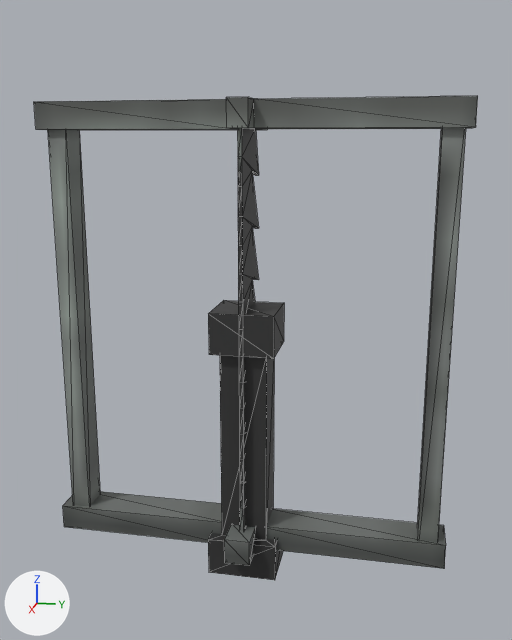
The OBJ model src/main/resources/assets/projectsteam_crafting/objmodels/woodmill.obj: old version first, new version second.
Camera for both pictures: a 50 mm camera at (1.353, 0.288, 0.356) aimed at (-0.014, 0.014, 0.014). Every picture has the same lights, and +X, +Y and +Z are marked at lower left. Mesh edges are drawn as thin lines. Where no turn or scale is listed for an object, it has been applied to the vertices.

The first picture shows 'arm', 'saw'.
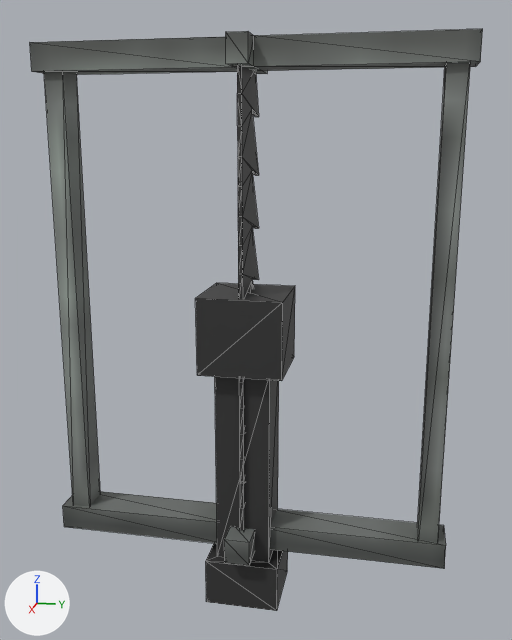
Location of each change, [x1, y1, x2, y2] in pixels of the pictures (512 x 640 px):
'saw', reshaped (14% taller)
    before: [34, 96, 478, 569]
    after: [30, 29, 483, 569]
'arm', reshaped (31% wider, 17% taller)
    before: [208, 300, 284, 580]
    after: [195, 283, 295, 611]
part 2 of me_saw, built on
    before: [34, 96, 478, 479]
    after: [30, 29, 483, 479]
part 3 of me_saw, surface changed
    both: [237, 128, 253, 531]

The change, as a list of edits to the scene's bpy script:
```text
Change me_arm:
    used by ob_arm; location = (0.0, 0.0, 0.0)
    remove me_arm.from_pydata(...)  # 24 vertices, 44 faces; spans x -0.068..0.068, y -0.071..0.071, z -0.518..0.041
    add me_arm.from_pydata(...)  # 24 vertices, 44 faces; spans x -0.081..0.081, y -0.084..0.084, z -0.587..0.074
    me_arm part 1: 24 of 24 vertices moved; they spanned x -0.068..0.068, y -0.071..0.071, z -0.518..0.041 and now span x -0.081..0.081, y -0.084..0.084, z -0.587..0.074; mean shift (0.0, 0.0, -0.034); largest move (0.062, -0.064, 0.041) -> (-0.073, -0.076, -0.587)
Change me_saw:
    used by ob_saw; location = (0.0, 0.0, 0.0)
    remove me_saw.from_pydata(...)  # 128 vertices, 236 faces; spans x -0.11..0.105, y -0.41..0.41, z -0.469..0.438
    add me_saw.from_pydata(...)  # 136 vertices, 252 faces; spans x -0.11..0.105, y -0.41..0.41, z -0.469..0.545
    me_saw part 2
    2 faces are deleted
    24 vertices in x -0.092..0.09, y -0.41..0.41, z 0.386..0.438 move by (0.0, 0.0, 0.107)
    8 vertices in x -0.03..0.03, y -0.389..0.394, z 0.426 move by (0.0, 0.0, 0.075)
    2 vertices move from x -0.064, y -0.004..0.004, z 0.39 to x -0.03, y -0.004..0.004, z 0.425
    8 vertices are added at x -0.095..0.064, y -0.004..0.004, z 0.412..0.502
    18 new faces join them
    me_saw part 3: 122 kept faces spanning x -0.097..0.064, y -0.004..0.004, z -0.418..0.425 get new texture (UV) coordinates
```
